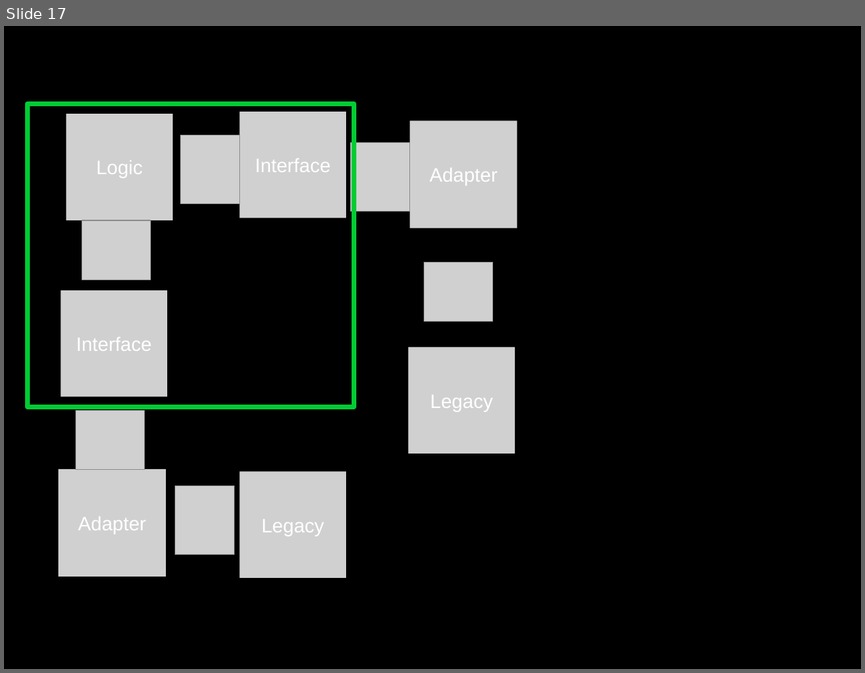
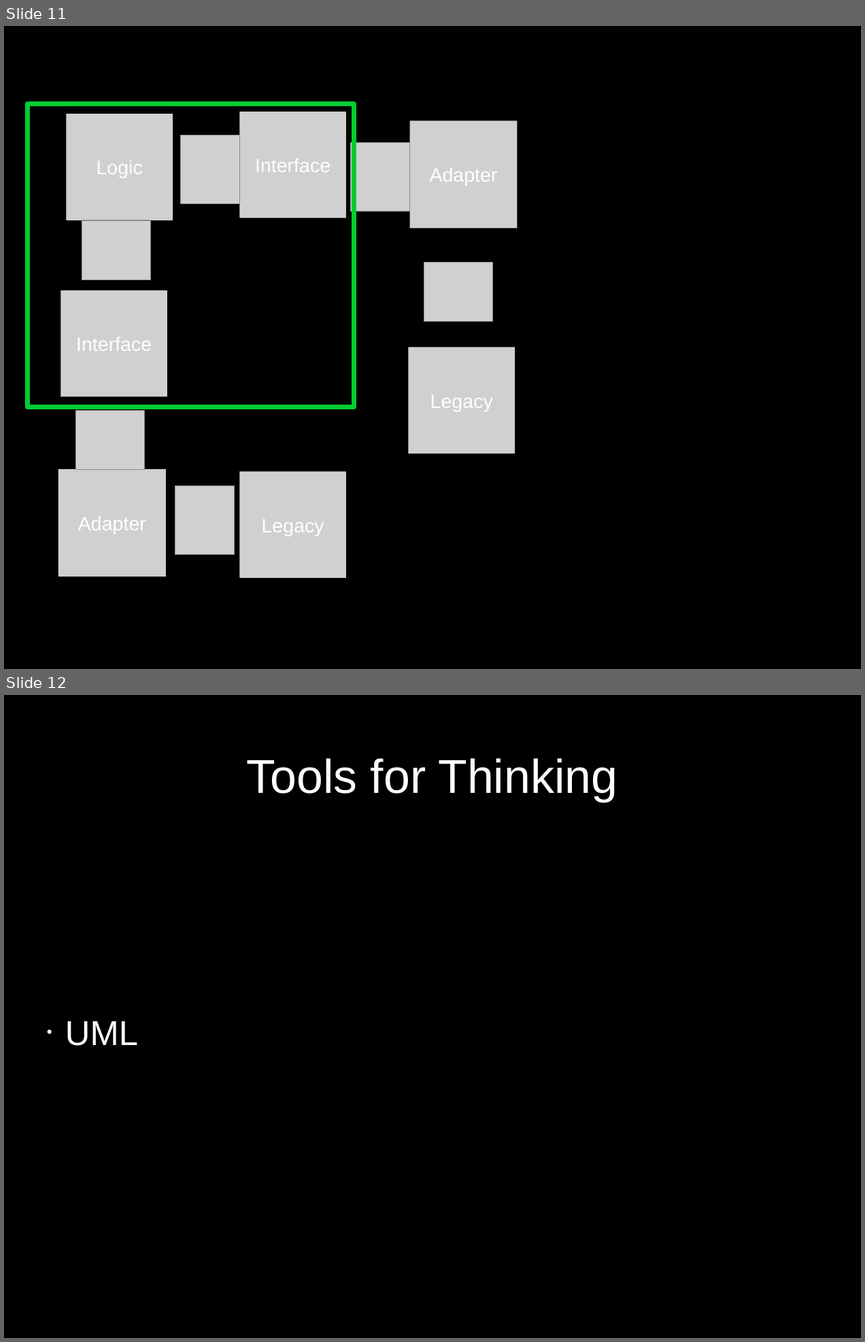
Before and after one commit to ChrisLynch42/presentations, a slide deck: codepalousa/legacy_code/coudepalousa.odp. Shown one above the other, each under a label of ours: slide 17 before the commit, slides 11 and 12 after it. The pictures are 865x673 and 865x1342 pixels, drawn with LibreOffice and Linux fonts; fonts in the diff are those of the drawing; grey boxes stand for pictures. Boxes give left, top, right and bottom in pixels: in the first picture for what was removed or moved away, otherwise in the second. Text is boxed around its words. In the diff, an @@ line names an element or a change of style, - is before the commit and + after.

```diff
--- a/codepalousa/legacy_code/coudepalousa.odp
+++ b/codepalousa/legacy_code/coudepalousa.odp
@@ slide 12 added at (4, 695, 861, 1338), background #000000 @@
@@ title added at (246, 758, 618, 802), 44 pt, text #FFFFFF @@
+Tools for Thinking
@@ subtitle added at (65, 1021, 138, 1046), 32 pt, text #FFFFFF @@
+• UML
@@ what was slide 17 is now slide 11 @@
```
Also in this commit, not shown: 7 slides changed, 2 other slides added, 8 slides removed.
